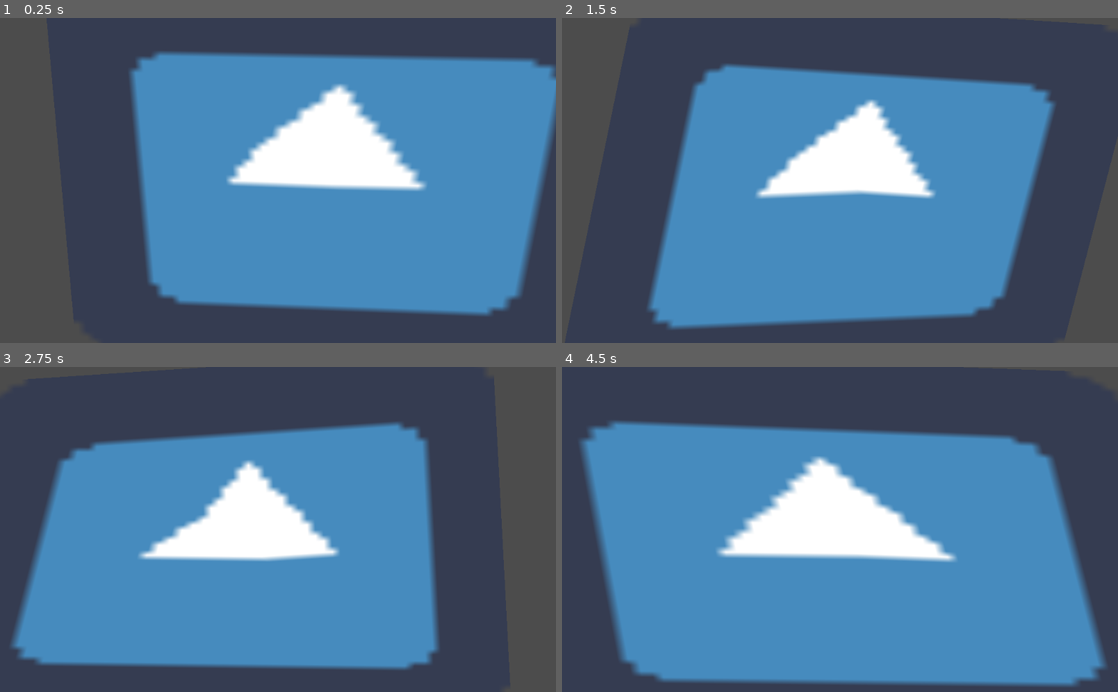
Above: before the commit, frames 1-4 (two rows, left to right).
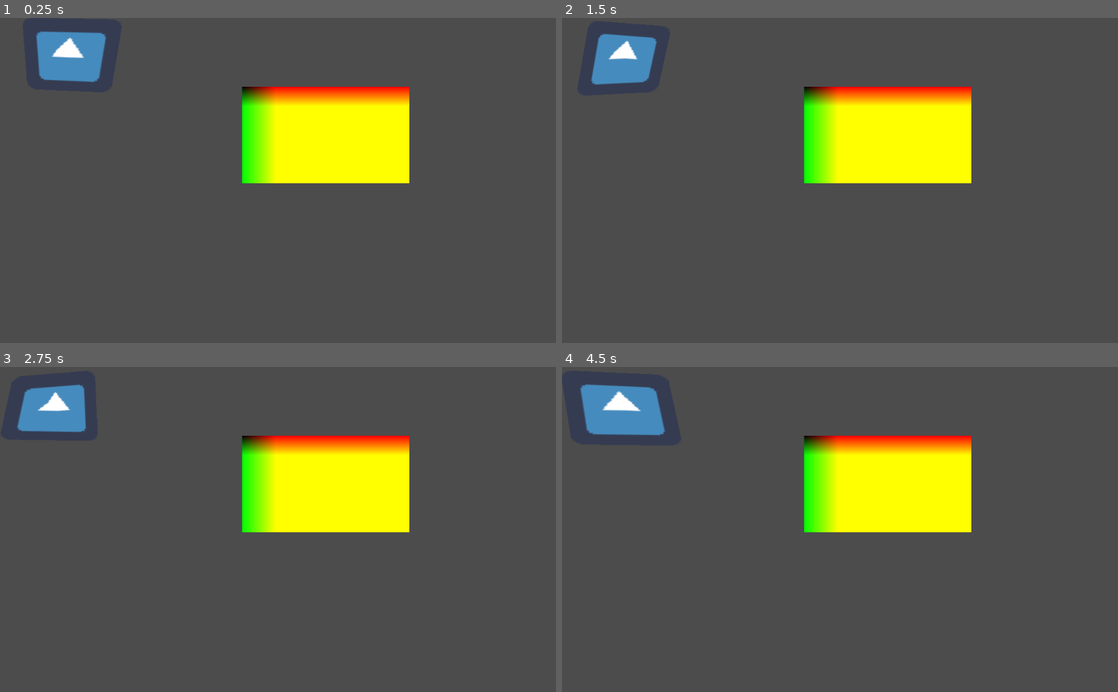
Above: after the commit, the same moments.

Repository: Autolyco/test_shaders
Game: Godot game, scene res://_scenes/main_scene.tscn
Same seed, same stepped clock (60 frames per second), same inputs: the game is played once before the commit and once after it. The project has no main scene, so this scene is started directly. The engine's default icon, where the game draws it, is replaced by a stand-in: a white triangle on a blue panel in a dark square.
Inputs:
- Up to frame 1 (0.25 s): no input
- Up to frame 2 (1.5 s): no input
- Up to frame 3 (2.75 s): no input
- Up to frame 4 (4.5 s): no input

The runs differ from the first frame. In frame 1, 58% of the frame differs, in the area x 6-100%, y 4-92%; in frame 2, 51%; in frame 3, 53%; in frame 4, 68%, in the area x 3-98%, y 5-99%.

Commit message:
workin on save function

Diff:
--- a/_scenes/main_scene.tscn
+++ b/_scenes/main_scene.tscn
@@ -1,6 +1,7 @@
-[gd_scene load_steps=4 format=2]
+[gd_scene load_steps=7 format=2]
 
 [ext_resource path="res://icon.png" type="Texture" id=1]
+[ext_resource path="res://_sprites/water-2K-wallpaper-middle-size.jpg" type="Texture" id=2]
 
 [sub_resource type="Shader" id=1]
 code = "shader_type canvas_item;
@@ -19,10 +20,33 @@
 shader_param/time_factor = 1.0
 shader_param/amplitude = Vector2( 10, 5 )
 
+[sub_resource type="Shader" id=3]
+code = "shader_type canvas_item;
+
+uniform vec2 tiled_factor = vec2(5.0,5.0);
+
+void fragment(){
+	vec2 tiled_uvs = UV * tiled_factor;
+
+	COLOR = vec4(tiled_uvs,0.0,1.0);
+
+
+}"
+
+[sub_resource type="ShaderMaterial" id=4]
+shader = SubResource( 3 )
+shader_param/tiled_factor = Vector2( 5, 5 )
+
 [node name="Node2D" type="Node2D"]
 
-[node name="Sprite" type="Sprite" parent="."]
+[node name="sprite_1" type="Sprite" parent="."]
 material = SubResource( 2 )
-position = Vector2( 520, 308 )
-scale = Vector2( 17, 10.375 )
+position = Vector2( 112, 72 )
+scale = Vector2( 2.75, 2 )
 texture = ExtResource( 1 )
+
+[node name="water_shaders" type="Sprite" parent="."]
+material = SubResource( 4 )
+position = Vector2( 600, 216 )
+scale = Vector2( 0.317139, 0.293317 )
+texture = ExtResource( 2 )
Binary file added: _sprites/water-2K-wallpaper-middle-size.jpg
Not shown, added: _sprites/water-2K-wallpaper-middle-size.jpg.import
